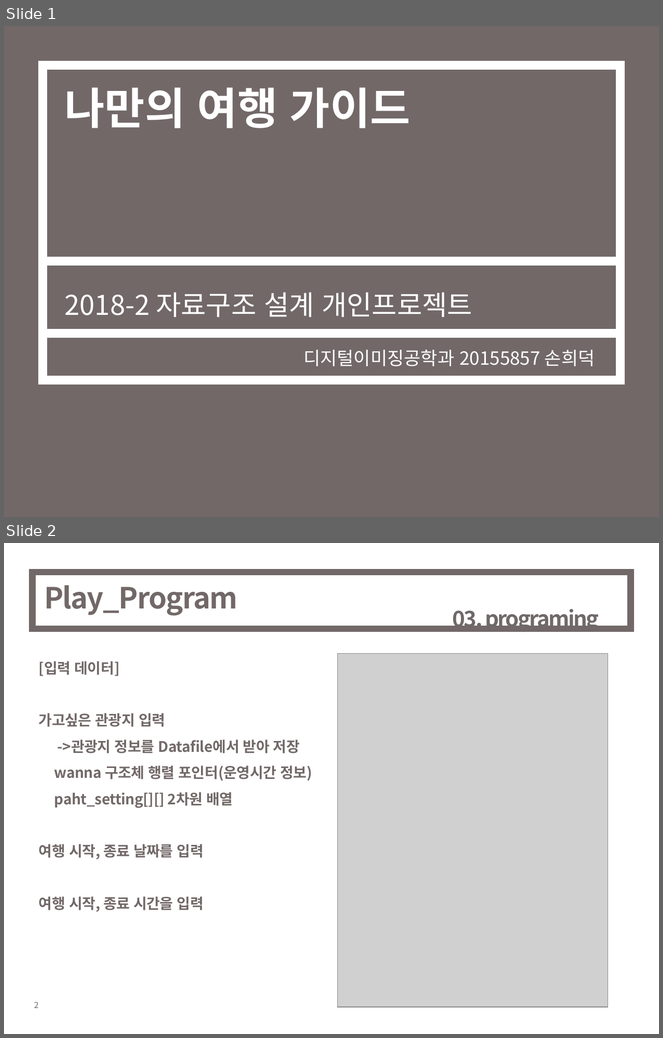
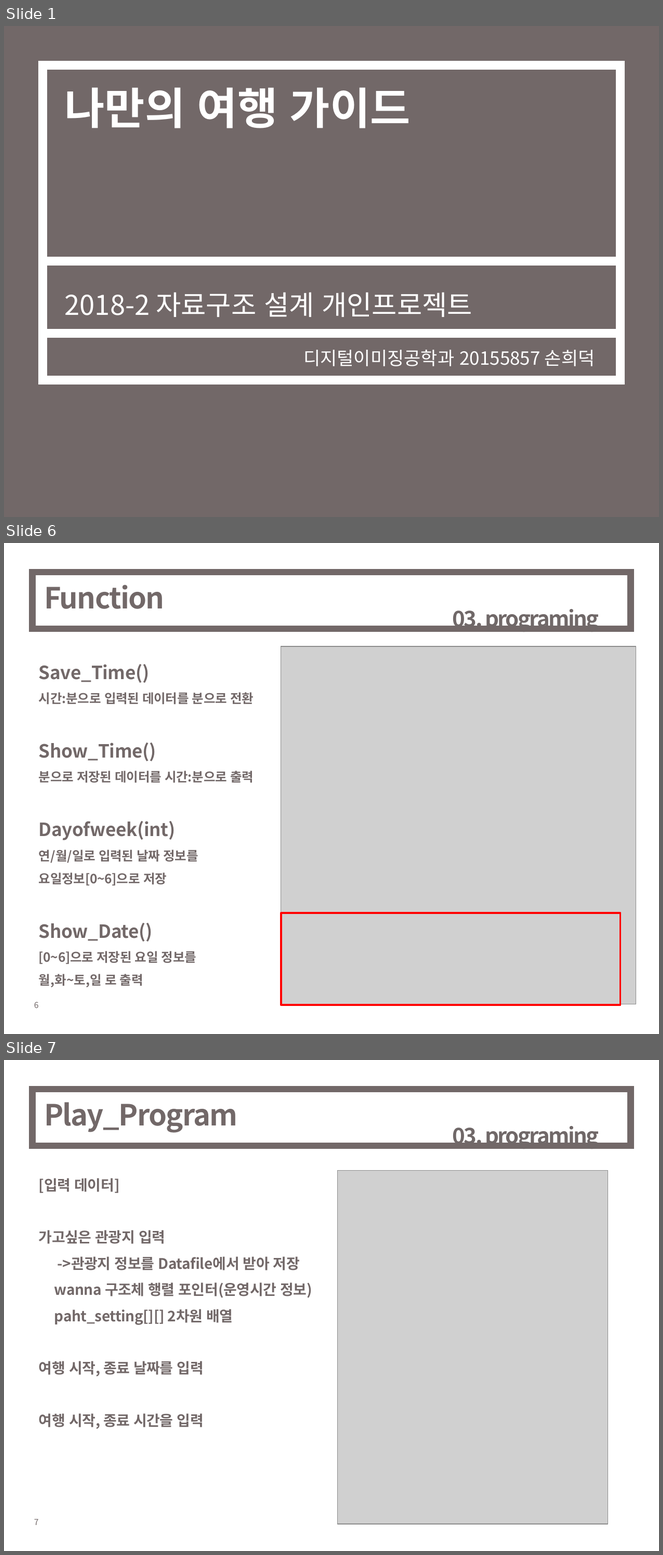
Before and after one commit to hdson07/DataSturucture_PersonalProject, a slide deck: 4.Test&evaluation.pptx. Shown one above the other, each under a label of ours: slides 1 and 2 before the commit, slides 1, 6 and 7 after it; the slides between them are not shown. The pictures are 663x1038 and 663x1555 pixels, drawn with LibreOffice and Linux fonts; fonts in the diff are those of the drawing; grey boxes stand for pictures. Boxes give left, top, right and bottom in pixels: in the first picture for what was removed or moved away, otherwise in the second. Text is boxed around its words. In the diff, an @@ line names an element or a change of style, - is before the commit and + after.

```diff
--- a/4.Test&evaluation.pptx
+++ b/4.Test&evaluation.pptx
@@ slide 6 added at [4, 543, 659, 1034], background #FFFFFF; not listed: 1 template element that a slide beside it also shows @@
@@ rectangle added at [32, 572, 631, 629], outline #726868 7 pt @@
@@ title added at [44, 585, 165, 609], 32 pt, text #726868, bold @@
+Function
@@ text added at [453, 609, 599, 632], 24 pt, text #706868, bold @@
+03. programing
@@ picture added at [281, 646, 636, 1004] @@
@@ text added at [39, 664, 254, 988], 14 pt, text #726868, bold @@
+Save_Time()
+시간:분으로 입력된 데이터를 분으로 전환
+Show_Time()
+분으로 저장된 데이터를 시간:분으로 출력
+Dayofweek(int)
+연/월/일로 입력된 날짜 정보를
+요일정보[0~6]으로 저장
+Show_Date()
+[0~6]으로 저장된 요일 정보를
+월,화~토,일 로 출력
@@ rectangle added at [281, 913, 621, 1006], outline #FF0000 2 pt @@
@@ what was slide 2 is now slide 7 @@
@@ page number at [34, 1519, 39, 1525]: text changed @@
-2
+7
```
Also in this commit, not shown: 4 other slides added, 4 other files.
